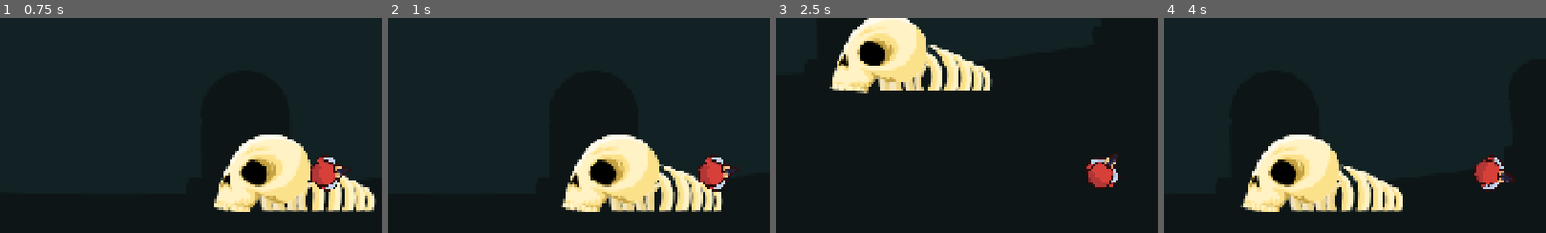
Above: before the commit, frames 1-4 (left to right).
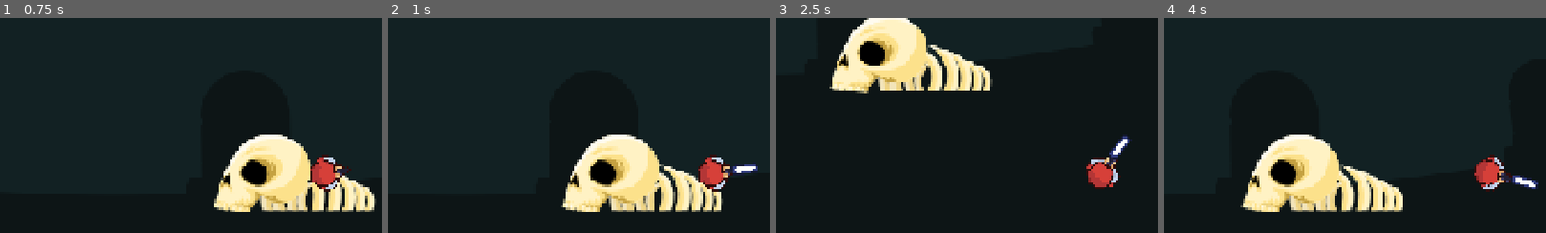
Above: after the commit, the same moments.

Repository: gsmereka/42-Game-Jam
Game: Godot game, scene res://Scenes/Game/Placeholder/Placeholder.tscn
The game is run twice, just before and just after one commit, with the same random seed, the same clock (stepped at 60 frames per second) and the same inputs. This scene is started directly instead of the project's main scene. The engine's default icon, where the game draws it, is replaced by a stand-in: a white triangle on a blue panel in a dark square.
Inputs (mouse positions are % of the whole screen's width and height, from its top left):
- Up to frame 1 (0.75 s): tap Enter (ui_accept) at 0.5 s; move the mouse to (72, 45) at 0.52 s; press the mouse at (72, 45) at 0.53 s; hold Right (ui_right) from 0.53 s (still down)
- Up to frame 2 (1 s): keep holding Right (ui_right); tap Enter (ui_accept) at 0.77 s
- Up to frame 3 (2.5 s): move the mouse to (30, 55) at 1.27 s; release Right (ui_right) at 1.28 s; release the mouse at (30, 55) at 1.28 s; hold Down (ui_down) 1.28-2.03 s; click (30, 55) at 1.35 s; tap Enter (ui_accept) at 1.52 s; move the mouse to (60, 28) at 2.02 s; press the mouse at (60, 28) at 2.03 s; hold Right (ui_right) from 2.03 s (still down)
- Up to frame 4 (4 s): move the mouse to (45, 70) at 2.77 s; release Right (ui_right) at 2.78 s; release the mouse at (45, 70) at 2.78 s; hold Up (ui_up) 2.78-3.53 s; click (45, 70) at 2.85 s; tap Enter (ui_accept) at 3.02, 3.77 s; move the mouse to (80, 65) at 3.52 s; press the mouse at (80, 65) at 3.53 s; hold Left (ui_left) from 3.53 s (still down)
The pictures show only the part of the screen within x 7-57%, y 14-64%; the shares and areas given below are measured in that part.

Frame 1 is identical in both runs. In frame 2, 0.2% of the frame differs, in the area x 89-97%, y 68-72%; in frame 3, 0.3%, in the area x 87-94%, y 54-66%; in frame 4, 0.3%.

Commit message:
update: boss bullets

Diff:
--- a/Bullet.gd
+++ b/Bullet.gd
@@ -15,9 +15,10 @@
 	direction = dir.normalized()
 	global_position = start_pos
 	rotation = direction.angle()
+	show()
 
 func _physics_process(delta: float) -> void:
-	show()
+
 	velocity = direction * speed
 	move_and_slide()
 
--- a/Scenes/Game/characters/enemy/boss.gd
+++ b/Scenes/Game/characters/enemy/boss.gd
@@ -35,7 +35,7 @@
 	use_atackk = true
 	#get_out()
 func launch_circular_burst_towards_player(player_position: Vector2) -> void:
-	var quantidade = 16  # Número de balas no círculo
+	var quantidade = 8  # Número de balas no círculo
 	var raio = 32.0      # Distância do centro até as balas
 
 	# Direção geral: da origem (inimigo) até o player
@@ -51,10 +51,10 @@
 		get_parent().add_child(bala)
 
 func openCircle(delta) -> void:
-	var quantidade = 64  # número de balas
-	var raio_inicial = 50
+	var quantidade = 16  # número de balas
+	var raio_inicial = 70
 	var raio_crescente = 20  # quanto o raio cresce por segundo
-	var tempo_total = 2.0  # tempo que o círculo vai crescer
+	var tempo_total = 4.0  # tempo que o círculo vai crescer
 
 	var timer = 0.0
 	timer += delta
@@ -74,3 +74,8 @@
 
 		bala.position = self.position
 		bala.direct = direcao
+
+func take_damage():
+	life -= 1
+	if life <= 0:
+		$StateManager.force_change_state("DyingState")
--- a/Scenes/Game/characters/enemy/boss.tscn
+++ b/Scenes/Game/characters/enemy/boss.tscn
@@ -86,6 +86,7 @@
 
 [node name="Boss" type="CharacterBody2D"]
 script = ExtResource("1_b2e2l")
+actvate = null
 
 [node name="AnimatedSprite2D" type="AnimatedSprite2D" parent="."]
 sprite_frames = SubResource("SpriteFrames_kog8g")
--- a/Scenes/Game/characters/enemy/bullet.gd
+++ b/Scenes/Game/characters/enemy/bullet.gd
@@ -1,6 +1,6 @@
 extends Node2D
 
-var moveSpeed: float = 300.0
+var moveSpeed: float = 200.0
 var direct = Vector2.ZERO
 
 func _ready() -> void:
@@ -10,3 +10,10 @@
 
 func _physics_process(delta: float) -> void:
 	position += moveSpeed * delta * direct
+
+
+func _on_area_2d_body_entered(body: Node2D) -> void:
+	if body is Player:
+		if body.has_method("take_damage"):
+			body.take_damage()
+	pass # Replace with function body.
--- a/Scenes/Game/characters/enemy/bullet.tscn
+++ b/Scenes/Game/characters/enemy/bullet.tscn
@@ -1,7 +1,9 @@
-[gd_scene load_steps=4 format=3 uid="uid://fw0gxuom587t"]
+[gd_scene load_steps=5 format=3 uid="uid://fw0gxuom587t"]
 
 [ext_resource type="Script" uid="uid://cb7hufeenvp87" path="res://Scenes/Game/characters/enemy/bullet.gd" id="1_c0cbd"]
 [ext_resource type="Texture2D" uid="uid://dwn1a14mu5nfc" path="res://Assets/Enemy/bullet2.png" id="2_gv0p1"]
+
+[sub_resource type="CircleShape2D" id="CircleShape2D_gv0p1"]
 
 [sub_resource type="CircleShape2D" id="CircleShape2D_c0cbd"]
 
@@ -12,5 +14,14 @@
 [node name="Sprite2D" type="Sprite2D" parent="."]
 texture = ExtResource("2_gv0p1")
 
+[node name="Area2D" type="Area2D" parent="."]
+
+[node name="CollisionShape2D" type="CollisionShape2D" parent="Area2D"]
+shape = SubResource("CircleShape2D_gv0p1")
+debug_color = Color(0.876696, 0.169953, 0.73078, 0.42)
+
 [node name="RigidBody2D" type="CollisionShape2D" parent="."]
+visible = false
 shape = SubResource("CircleShape2D_c0cbd")
+
+[connection signal="body_entered" from="Area2D" to="." method="_on_area_2d_body_entered"]
--- a/sofia/move_state.gd
+++ b/sofia/move_state.gd
@@ -17,9 +17,6 @@
 		pai.change_direction()
 		pai.timer = 0.0
 
-	print(pai.direction)
-	print(pai.speed)
-
 	pai.velocity = pai.direction * pai.speed
 	pai.move_and_slide()
 	pass
Not shown, changed: Scenes/levels/Boss.tscn
